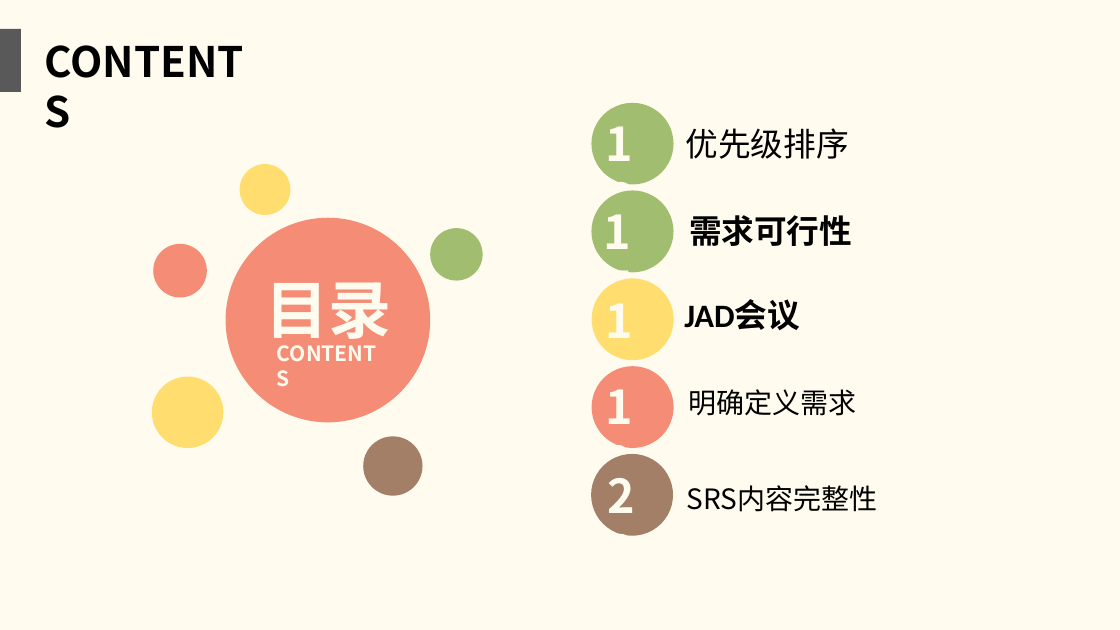
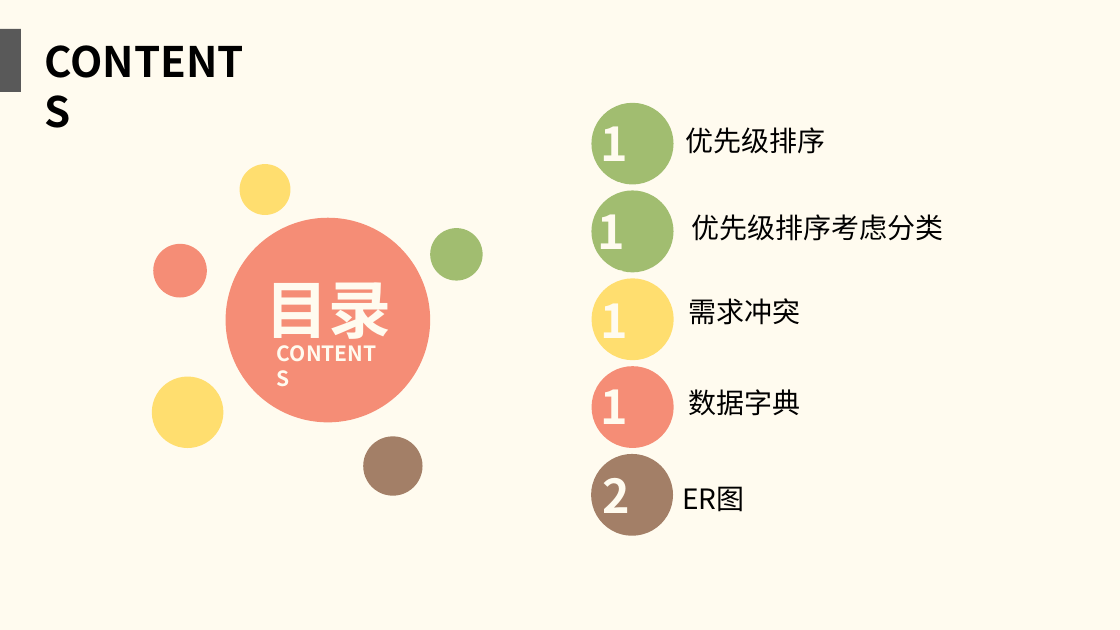
Before and after one commit to twn422/PRD2017, a slide deck: slide 5 of PRD-2017-G24/STW/受控文件/分析设计/软件需求规格说明书/软件需求规格说明书.ppt. Drawn at 1120x630 pixels with LibreOffice and Linux fonts; fonts in the diff are those of the drawing. Boxes give left, top, right and bottom in pixels: in the first picture for what was removed or moved away, otherwise in the second. Text is boxed around its words. In the diff, an @@ line names an element or a change of style, - is before the commit and + after.

```diff
--- a/PRD-2017-G24/STW/受控文件/分析设计/软件需求规格说明书/软件需求规格说明书.ppt
+++ b/PRD-2017-G24/STW/受控文件/分析设计/软件需求规格说明书/软件需求规格说明书.ppt
@@ text "优先级排序" at box(685, 127, 825, 154): size 28 to 24 pt @@
@@ text at box(691, 214, 943, 241): text changed; size 28 to 24 pt; font Calibri to Noto Sans CJK SC; bold off @@
-需求可行性
+优先级排序考虑分类
@@ text at box(688, 298, 800, 325): text changed; size 28 to 24 pt; font Calibri to Noto Sans CJK SC; bold off @@
-JAD会议
+需求冲突
@@ text at box(688, 389, 800, 416): text changed @@
-明确定义需求
+数据字典
@@ 5 texts: place and size @@
-5 texts at box(594, 110, 669, 526)
+5 texts at box(589, 110, 663, 526)
@@ text at box(682, 486, 744, 512): text changed @@
-SRS内容完整性
+ER图
```
Also in this commit, not shown: 4 other slides changed, 2 slides added, 6 other files.
